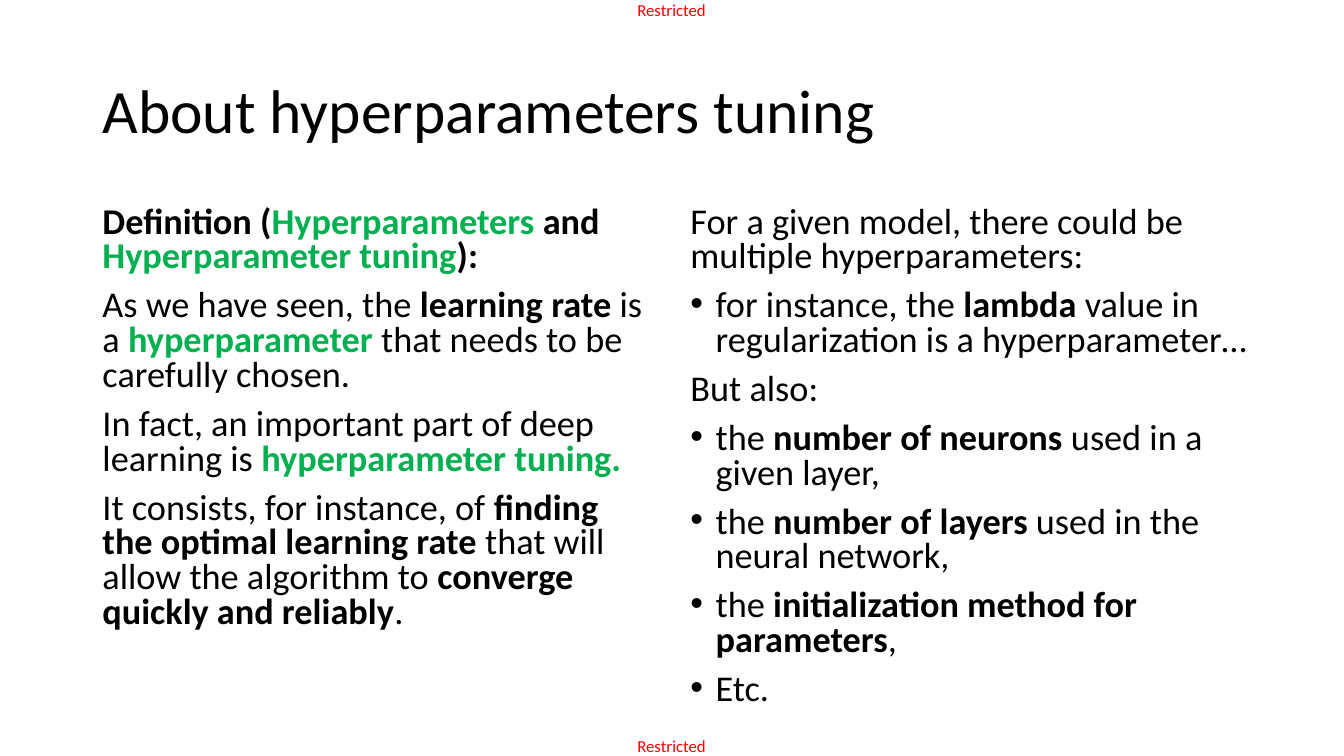
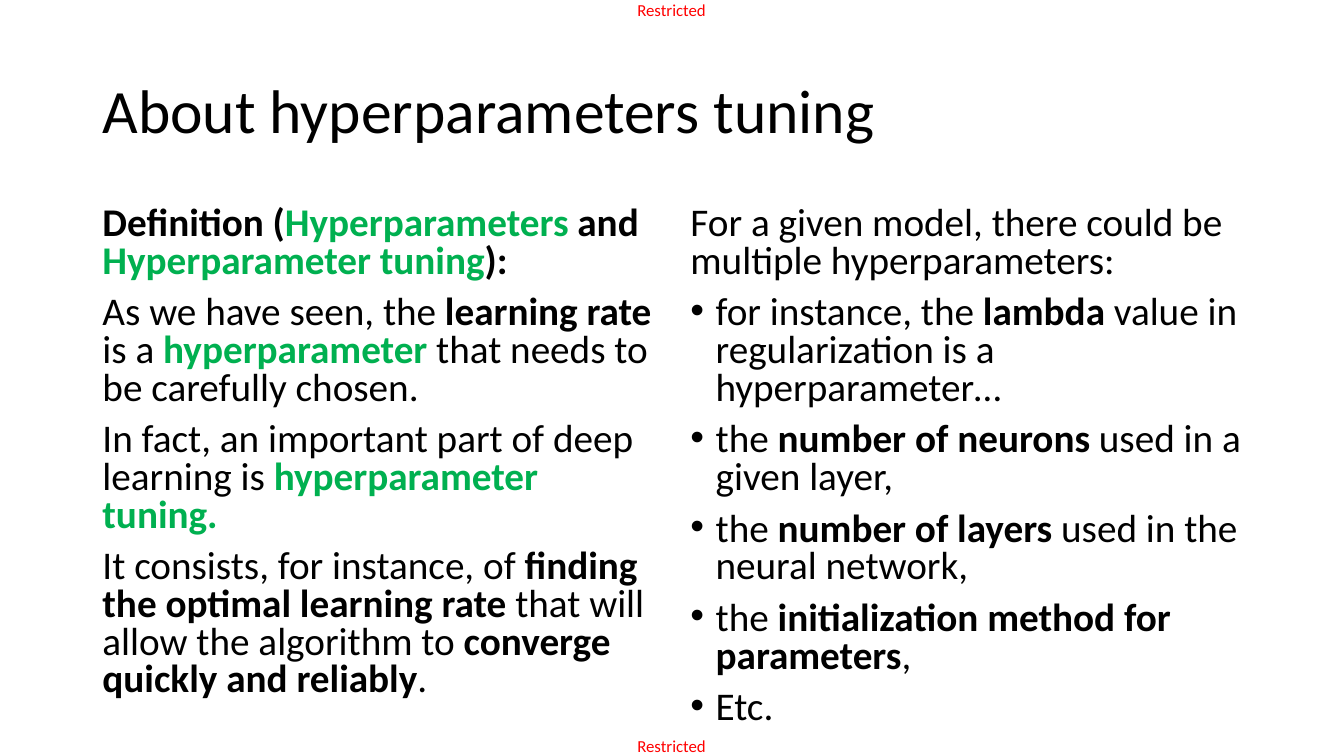
Before and after one commit to matthieudemari/SUTD_DL_50_039, a slide deck: slide 37 of W2/1. W2S1 final/W2S1.pptx. Drawn at 1344x756 pixels with LibreOffice and Linux fonts; fonts in the diff are those of the drawing. Boxes give left, top, right and bottom in pixels: in the first picture for what was removed or moved away, otherwise in the second. Text is boxed around its words. In the diff, an @@ line names an element or a change of style, - is before the commit and + after.

```diff
--- a/W2/1. W2S1 final/W2S1.pptx
+++ b/W2/1. W2S1 final/W2S1.pptx
@@ text "Definition (Hyperparameters and Hyperparameter tuning):" at [102,207,652,698]: size 25.9 to 28 pt @@
@@ text "For a given model, there ..." at [690,208,1241,721]: size 25.9 to 28 pt @@
@@ text at [690,375,819,402]: paragraph removed @@
-But also:
```
Also in this commit, not shown: 15 other slides changed, 6 other files.
